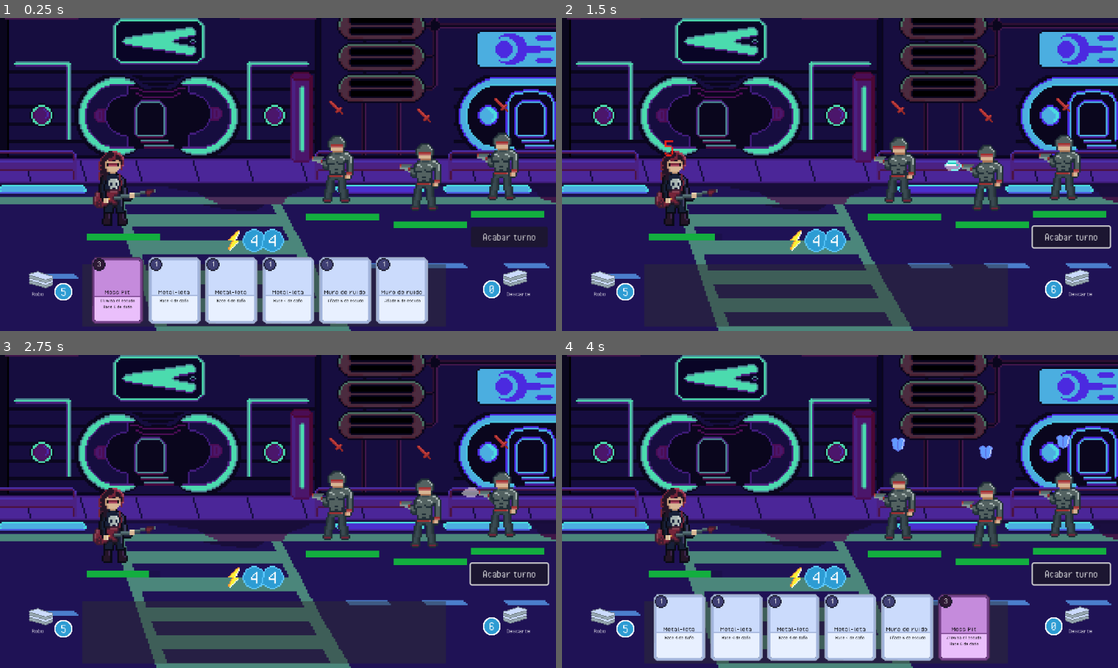
Above: before the commit, frames 1-4 (two rows, left to right).
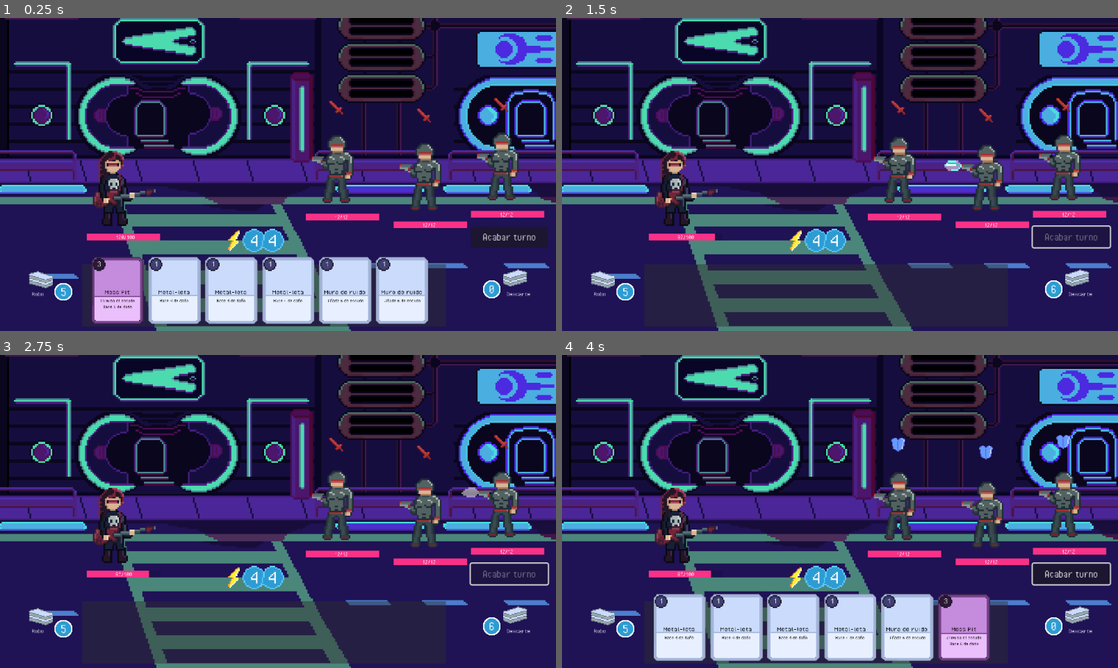
Above: after the commit, the same moments.

Repository: pablo-moreno/cyberdeck
Game: Godot game, scene res://scenes/battle.tscn
The game is run twice, just before and just after one commit, with the same random seed, the same clock (stepped at 60 frames per second) and the same inputs.
Inputs (mouse positions are in pixels of both pictures, inside the frame that each line leads up to):
- Up to frame 1 (0.25 s): no input
- Up to frame 2 (1.5 s): click "Acabar turno" at 0.5 s; drag from (678, 180) to (895, 105) at 1.27 s
- Up to frame 3 (2.75 s): drag from (339, 502) to (250, 574) at 2.02 s
- Up to frame 4 (4 s): move the mouse to (984, 508) at 2.77 s; click (984, 508) at 2.92 s; drag from (1062, 498) to (673, 464) at 3.52 s

The runs differ from the first frame. In frame 1, 1.2% of the frame differs, in the area x 15-98%, y 61-72%; in frame 2, 1.3%, in the area x 15-98%, y 39-72%; in frame 3, 1.2%; in frame 4, 1.1%.

Commit message:
feat: added life values to UI

Diff:
--- a/project.godot
+++ b/project.godot
@@ -36,6 +36,10 @@
 ]
 }
 
+[internationalization]
+
+locale/translations_pot_files=PackedStringArray("res://scripts/cards/effects/attack_effect.gd", "res://scripts/cards/effects/card_effect.gd", "res://scripts/cards/effects/remove_enemy_shield_effect.gd", "res://scripts/cards/effects/shield_effect.gd")
+
 [rendering]
 
 textures/canvas_textures/default_texture_filter=0
--- a/scenes/characters/metalgirl.tscn
+++ b/scenes/characters/metalgirl.tscn
@@ -107,3 +107,4 @@
 metadata/_custom_type_script = "uid://cw68u1tj5oj6p"
 
 [node name="DamageIndicator" parent="." instance=ExtResource("12_div4b")]
+visible = false
--- a/scenes/enemies/enemy.tscn
+++ b/scenes/enemies/enemy.tscn
@@ -408,5 +408,6 @@
 script = ExtResource("7_jt03m")
 
 [node name="DamageIndicator" parent="." instance=ExtResource("8_n7575")]
+visible = false
 offset_top = 1.0
 offset_bottom = 1.0
--- a/scenes/ui/damage_indicator.tscn
+++ b/scenes/ui/damage_indicator.tscn
@@ -22,8 +22,10 @@
 loop = false
 
 [node name="ShieldLabel" type="Label" parent="Path2D2/ShieldPathFollow2D"]
-offset_right = 40.0
-offset_bottom = 32.0
+offset_left = 23.0
+offset_top = 5.0
+offset_right = 63.0
+offset_bottom = 37.0
 rotation = 1.5708
 pivot_offset = Vector2(20.3722, 17.2657)
 theme = ExtResource("1_rqk2v")
@@ -33,16 +35,17 @@
 vertical_alignment = 1
 
 [node name="Path2D" type="Path2D" parent="."]
+position = Vector2(-16, -2)
 curve = SubResource("Curve2D_jx630")
 
 [node name="DamagePathFollow2D" type="PathFollow2D" parent="Path2D"]
 rotation = -1.5708
 
 [node name="DamageLabel" type="Label" parent="Path2D/DamagePathFollow2D"]
-offset_left = 3.85641
-offset_top = -25.3205
-offset_right = 43.8564
-offset_bottom = 6.67949
+offset_left = 6.0
+offset_top = -32.0
+offset_right = 46.0
+offset_bottom = -1.14441e-05
 rotation = -4.71239
 pivot_offset = Vector2(20, 16)
 theme = ExtResource("1_rqk2v")
--- a/scenes/ui/progress_health_bar_gradient.tscn
+++ b/scenes/ui/progress_health_bar_gradient.tscn
@@ -15,29 +15,37 @@
 [sub_resource type="Gradient" id="Gradient_nuk2n"]
 interpolation_mode = 1
 offsets = PackedFloat32Array(1)
-colors = PackedColorArray(0.0747294, 0.684503, 0.248648, 1)
+colors = PackedColorArray(0.983496, 0.194888, 0.531425, 1)
 
 [sub_resource type="GradientTexture1D" id="GradientTexture1D_y762u"]
 gradient = SubResource("Gradient_nuk2n")
 
 [node name="TextureProgressBar" type="TextureProgressBar"]
-offset_right = 256.0
-offset_bottom = 1.0
+anchors_preset = 8
+anchor_left = 0.5
+anchor_top = 0.5
+anchor_right = 0.5
+anchor_bottom = 0.5
+offset_left = -373.0
+offset_top = -186.0
+offset_right = -117.0
+offset_bottom = -185.0
+grow_horizontal = 2
+grow_vertical = 2
 scale = Vector2(0.52, 11.88)
-value = 76.0
+size_flags_horizontal = 4
+value = 100.0
 texture_under = SubResource("GradientTexture1D_laqga")
 texture_progress = SubResource("GradientTexture1D_y762u")
 script = ExtResource("1_laqga")
 metadata/_custom_type_script = "uid://cpqf0hrf0rllp"
 
 [node name="ShieldSprite" type="Sprite2D" parent="."]
-visible = false
 position = Vector2(-31.2038, 0.360991)
 scale = Vector2(4.43867, 0.177272)
 texture = ExtResource("2_6my8s")
 
 [node name="ShieldLabel" type="Label" parent="."]
-visible = false
 layout_mode = 0
 offset_left = -67.2082
 offset_top = -0.631735
@@ -48,3 +56,13 @@
 text = "0"
 horizontal_alignment = 1
 vertical_alignment = 1
+
+[node name="HealthLabel" type="Label" parent="."]
+layout_mode = 0
+offset_left = 100.0
+offset_top = -0.16835
+offset_right = 166.0
+offset_bottom = 31.8316
+scale = Vector2(0.719609, 0.0335416)
+theme = ExtResource("3_movrr")
+text = "99/99"
--- a/scripts/cards/effects/attack_effect.gd
+++ b/scripts/cards/effects/attack_effect.gd
@@ -14,5 +14,5 @@
         var damage = get_damage_to_apply(card, origin, target)
         target.health.take_damage(damage)
 
-func get_description():
+func get_description() -> String:
     return tr("Hace %s de daño" % base_damage)
--- a/scripts/cards/effects/card_effect.gd
+++ b/scripts/cards/effects/card_effect.gd
@@ -9,5 +9,5 @@
     pass
 
 
-func get_description():
-    return tr('Attack')
+func get_description() -> String:
+    return tr('')
--- a/scripts/cards/effects/remove_enemy_shield_effect.gd
+++ b/scripts/cards/effects/remove_enemy_shield_effect.gd
@@ -5,5 +5,5 @@
     for target in targets:
         target.health.reset_shield()
 
-func get_description():
+func get_description() -> String:
     return tr("Elimina el escudo")
--- a/scripts/cards/effects/shield_effect.gd
+++ b/scripts/cards/effects/shield_effect.gd
@@ -6,5 +6,5 @@
 func apply(card: Card, origin: Character, targets: Array[Variant]):
     origin.health.add_shield(base_shield)
 
-func get_description():
+func get_description() -> String:
     return tr("Añade %s de escudo" % base_shield)
--- a/scripts/scenes/battle.gd
+++ b/scripts/scenes/battle.gd
@@ -12,6 +12,7 @@
 @onready var enemies_parent: Node = $Enemies
 @onready var victory_ui: VictoryUI = $VictoryUI
 
+@onready var end_turn_button: Button = $UI/EndTurnButton
 
 const CARD_UI = preload("res://scenes/ui/card_ui.tscn")
 
@@ -48,7 +49,7 @@
 
 
 func _on_round_ended():
-    pass
+    end_turn_button.disabled = false
 
 
 func _on_no_enemies_left():
@@ -63,12 +64,14 @@
     player.start_turn()
 
 
+
 func _on_player_ended_player_turn() -> void:
     player.discard_all_hand()
 
 
 func _on_end_turn_pressed() -> void:
     turn_manager.player_turn_ended.emit()
+    end_turn_button.disabled = true
 
 
 func _on_card_discarded(_card: Card):
--- a/scripts/ui/health_bar.gd
+++ b/scripts/ui/health_bar.gd
@@ -4,9 +4,13 @@
 @onready var shield_label: Label = $ShieldLabel
 @onready var shield_sprite: Sprite2D = $ShieldSprite
 
+@onready var health_label: Label = $HealthLabel
+
+var _health: Health = null
+
 
 func _ready():
-    var _health: Health = owner.find_child("Health")
+    _health = owner.find_child("Health")
 
     if not _health:
         printerr("Health node not found")
@@ -18,14 +22,25 @@
 
     value = _health.health
     max_value = _health.current_max_health
+    _change_label_value(value, max_value)
+
+    shield_label.visible = false
+    shield_sprite.visible = false
+
+
+func _change_label_value(current_health: int, max_health: int):
+    health_label.text = str(current_health) + '/' + str(max_health)
 
 
 func _on_health_change_health(new_health: int):
     value = new_health
+    _change_label_value(_health.health, _health.current_max_health)
 
 
 func _on_health_change_max_health(new_max_health: int):
     max_value = new_max_health
+    _change_label_value(_health.health, _health.current_max_health)
+
 
 func _on_health_changed_current_shield(value: int):
     if value > 0:
Not shown, added: translations/es_es.pot
